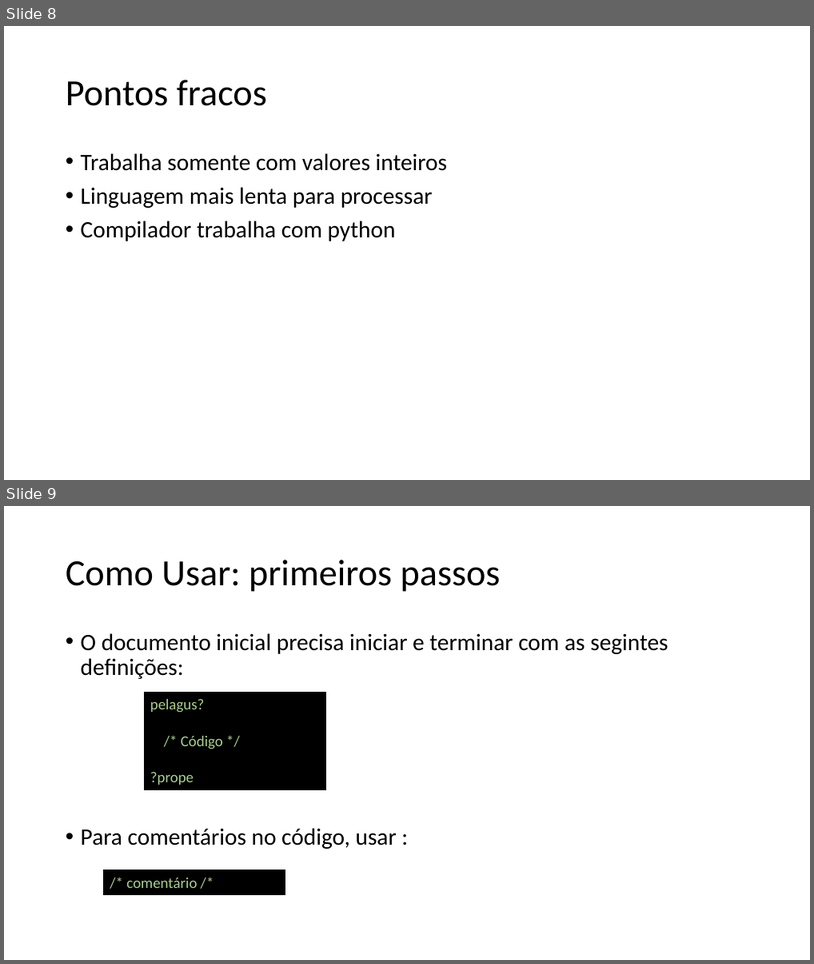
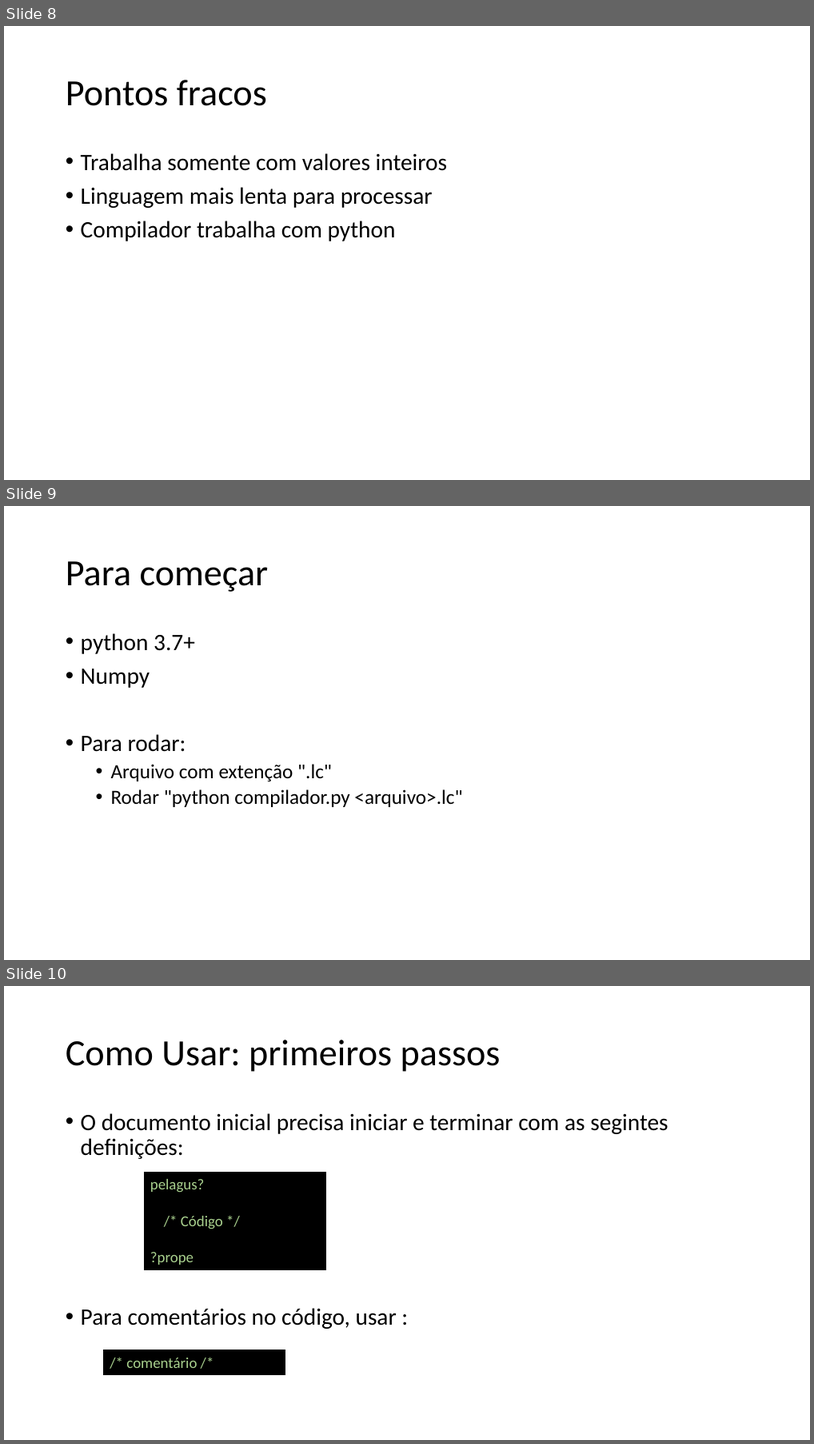
Before and after one commit to franciol/LatimCode, a slide deck: LatimCode.pptx. Shown one above the other, each under a label of ours: slides 8 and 9 before the commit, slides 8, 9 and 10 after it. The pictures are 814x964 and 814x1444 pixels, drawn with LibreOffice and Linux fonts; fonts in the diff are those of the drawing. Boxes give left, top, right and bottom in pixels: in the first picture for what was removed or moved away, otherwise in the second. Text is boxed around its words. In the diff, an @@ line names an element or a change of style, - is before the commit and + after.

Commit message:
Ajuste na apresentação

```diff
--- a/LatimCode.pptx
+++ b/LatimCode.pptx
@@ slide 9 added at bbox=[4, 506, 810, 960], background #FFFFFF @@
@@ title added at bbox=[66, 561, 269, 592], 44 pt, text #000000 @@
+Para começar
@@ text added at bbox=[81, 633, 462, 807], 24 pt, text #000000 @@
+• python 3.7+
+• Numpy
+• Para rodar:
+  • Arquivo com extenção ".lc"
+  • Rodar "python compilador.py <arquivo>.lc"
@@ what was slide 9 is now slide 10 @@
```
